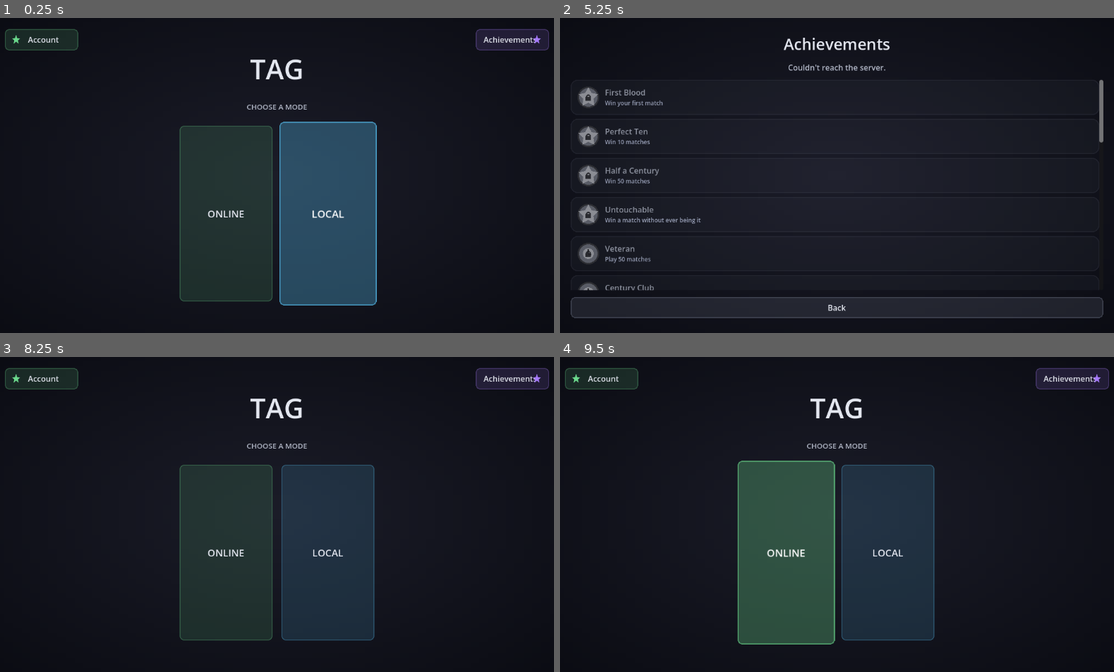
Above: before the commit, frames 1-4 (two rows, left to right).
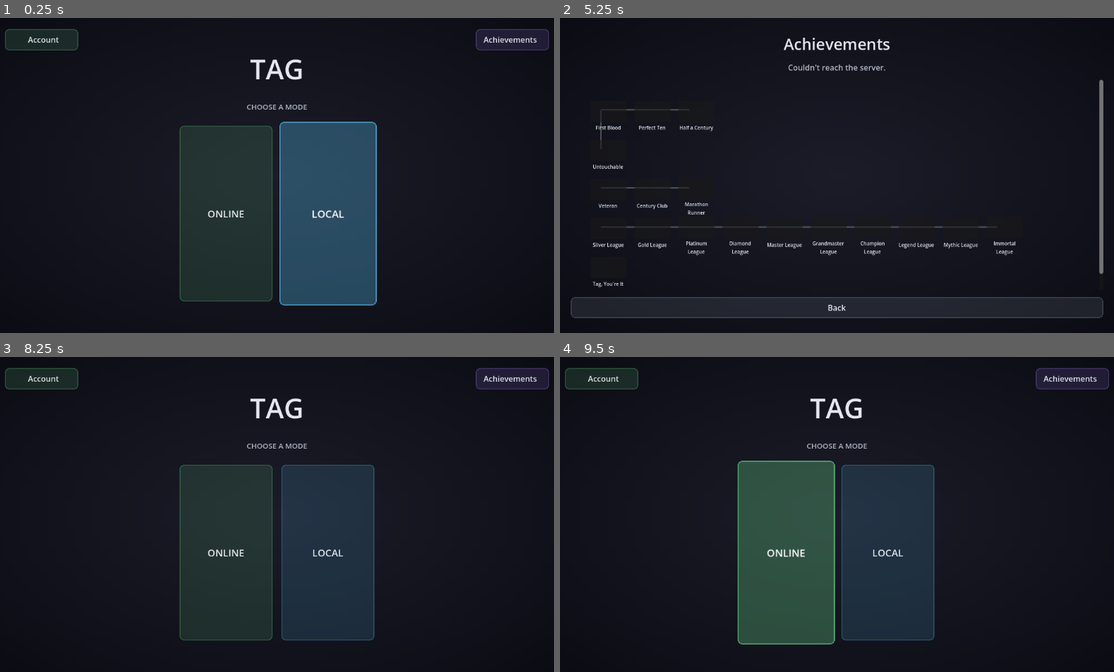
Above: after the commit, the same moments.

Repository: SumDumIdiut/tag
Game: Godot game, scene res://main/bootstrap.tscn
Same seed, same stepped clock (60 frames per second), same inputs: the game is played once before the commit and once after it.
Inputs (mouse positions are in pixels of both pictures, inside the frame that each line leads up to):
- Up to frame 1 (0.25 s): no input
- Up to frame 2 (5.25 s): click "LOCAL" at 0.5 s; click "Back" at 1.25 s; click "Account" at 2 s; click "Log In" at 2.75 s; click "Create Account" at 3.5 s; click "Back" at 4.25 s; click "Achievements" at 5 s
- Up to frame 3 (8.25 s): click "Back" at 5.75 s; click "ONLINE" at 6.5 s; click "Back" at 7.25 s; tap Enter at 8 s; move the mouse to (398, 498) at 8.02 s; hold D (move_right) from 8.03 s (still down); hold K (climb) from 8.03 s (still down); click (398, 498) at 8.17 s
- Up to frame 4 (9.5 s): tap Space (jump) at 8.27, 8.75 s; release D (move_right) at 8.75 s; release K (climb) at 8.75 s; drag from (726, 530) to (809, 577) at 8.77 s

The runs differ from the first frame. In frame 1, less than 0.1% of the frame differs, in the area x 2-98%, y 5-9%; in frame 2, 3.3%, in the area x 3-99%, y 21-87%; in frame 3, less than 0.1%; in frame 4, less than 0.1%.

Commit message:
Strip decorative icons/badges everywhere, rework achievements as a plain progression graph
Removed every remaining decorative icon: the star icons on the main
menu's Account/Achievements corner buttons, the pulsing search icon on
the ranked queue screen, and the achievement badge medallions
(achievement_badge.gd + its baked PNGs, now deleted). Nodes are just
colored boxes now, no pictures anywhere.

Achievements menu is now a Minecraft-advancement-style progression
graph instead of a flat list -- plain square nodes positioned by chain
(win/endurance/rank/misc), connected by lines that brighten once both
ends are unlocked. Description is a native hover tooltip instead of
inline text, keeping each node small.

Also drops the "Creator League" achievement (relay-server/server.js +
achievement_catalog.gd) -- tied to the exclusive admin-only Creator
rank, doesn't belong as a real player-facing achievement.

Diff:
--- a/game/cosmetics/achievement_catalog.gd
+++ b/game/cosmetics/achievement_catalog.gd
@@ -5,12 +5,11 @@
 # hand-synced tradeoff rank_tiers.gd already accepts for RANK_TIERS. The
 # server only ever reports which ids a player has *unlocked* (see
 # GET /api/progression/:clientId); this catalog is what lets the
-# achievements menu also show the ones they haven't gotten yet, grayed out,
+# achievements menu also show the ones they haven't gotten yet (dimmed),
 # rather than only ever showing an ever-growing unlocked list with no sense
-# of what's left. `category` picks the badge art/color (see
-# achievement_badge.gd) -- "tier" ones reuse their real rank tier's own
-# color (RankTiers.TIERS), tying the badge directly to the rank ladder
-# instead of an arbitrary one.
+# of what's left. `category`/`tier` are only used to group/order the
+# progression graph (see achievements_menu.gd's NODE_LAYOUT) -- no visual
+# art keys off them anymore.
 const ACHIEVEMENTS := [
 	{"id": "first_win", "name": "First Blood", "desc": "Win your first match", "category": "win"},
 	{"id": "ten_wins", "name": "Perfect Ten", "desc": "Win 10 matches", "category": "win"},
@@ -29,7 +28,6 @@
 	{"id": "legend", "name": "Legend League", "desc": "Reach Legend rank", "category": "tier", "tier": "Legend"},
 	{"id": "mythic", "name": "Mythic League", "desc": "Reach Mythic rank", "category": "tier", "tier": "Mythic"},
 	{"id": "immortal", "name": "Immortal League", "desc": "Reach Immortal rank", "category": "tier", "tier": "Immortal"},
-	{"id": "creator", "name": "Creator League", "desc": "???", "category": "tier", "tier": "Creator"},
 	{"id": "last_place", "name": "Tag, You're It", "desc": "Place last in a match", "category": "misc"},
 ]
 
--- a/game/main/achievements_menu.gd
+++ b/game/main/achievements_menu.gd
@@ -1,20 +1,60 @@
 extends Control
 
-# Shows every achievement in the catalog (see achievement_catalog.gd), not
-# just whichever ones this player has -- the server only ever reports
-# unlocked ids (GET /api/progression/:clientId), so what's still locked is
-# entirely a client-side concept, rendered dimmed with a padlock badge
-# (achievement_badge.gd) rather than left off the list. Built entirely in
-# code, same pattern friends_menu.gd already established.
+# Shows every achievement in the catalog (see achievement_catalog.gd) as a
+# Minecraft-advancement-style progression graph: plain square nodes
+# connected by lines showing which achievement leads to which, rather than
+# a flat list. No icons/pictures anywhere -- a node is just a colored box
+# (bright when unlocked, dim gray when locked); the name sits below it and
+# the description shows as a native hover tooltip. The server only ever
+# reports which ids are unlocked (GET /api/progression/:clientId), so
+# what's still locked is purely a client-side concept, rendered dim rather
+# than omitted.
 
 const UIStyle := preload("res://ui/ui_style.gd")
 const AchievementCatalog := preload("res://cosmetics/achievement_catalog.gd")
-const AchievementBadgeScene := preload("res://ui/achievement_badge.gd")
-const PROGRESSION_API_BASE := "https://codecade.co.za/tag/api/progression"
 const ACCENT := UIStyle.COLOR_ACCENT
 
+const NODE_SIZE := Vector2(44, 44)
+const COL_SPACING := 90.0
+const ROW_SPACING := 80.0
+const CANVAS_PADDING := 40.0
+
+const UNLOCKED_COLOR := Color(0.65, 0.48, 0.98)
+const LOCKED_COLOR := Color(0.3, 0.31, 0.36)
+const LINE_COLOR_DONE := Color(0.65, 0.48, 0.98, 0.7)
+const LINE_COLOR_PENDING := Color(1, 1, 1, 0.25)
+
+# (col, row) per achievement id -- lays out 4 independent chains (win,
+# endurance, rank, misc), same "separate advancement trees" idea Minecraft's
+# own tabs use, just all on one scrollable canvas instead of separate tabs
+# (19 achievements comfortably fits one screen's worth of scrolling).
+const NODE_LAYOUT := {
+	"first_win": Vector2(0, 0), "ten_wins": Vector2(1, 0), "fifty_wins": Vector2(2, 0),
+	"untouchable": Vector2(0, 1),
+	"veteran": Vector2(0, 2), "century": Vector2(1, 2), "marathon": Vector2(2, 2),
+	"silver": Vector2(0, 3), "gold": Vector2(1, 3), "platinum": Vector2(2, 3),
+	"diamond": Vector2(3, 3), "master": Vector2(4, 3), "grandmaster": Vector2(5, 3),
+	"champion": Vector2(6, 3), "legend": Vector2(7, 3), "mythic": Vector2(8, 3),
+	"immortal": Vector2(9, 3),
+	"last_place": Vector2(0, 4),
+}
+
+# [parent_id, child_id] -- drawn as a line between them, bright once BOTH
+# ends are unlocked (a completed step of the path), dim otherwise.
+const CONNECTIONS := [
+	["first_win", "ten_wins"], ["ten_wins", "fifty_wins"], ["first_win", "untouchable"],
+	["veteran", "century"], ["century", "marathon"],
+	["silver", "gold"], ["gold", "platinum"], ["platinum", "diamond"], ["diamond", "master"],
+	["master", "grandmaster"], ["grandmaster", "champion"], ["champion", "legend"],
+	["legend", "mythic"], ["mythic", "immortal"],
+]
+
+const PROGRESSION_API_BASE := "https://codecade.co.za/tag/api/progression"
+
 var _status_label: Label
-var _list_box: VBoxContainer
+var _canvas: Control
+var _nodes := {} # id -> PanelContainer
+var _unlocked_set := {}
 
 func _ready() -> void:
 	UIStyle.add_background(self, "achievements_menu")
@@ -35,13 +75,25 @@
 	var scroll := ScrollContainer.new()
 	scroll.size_flags_vertical = Control.SIZE_EXPAND_FILL
 	vbox.add_child(scroll)
-	_list_box = VBoxContainer.new()
-	_list_box.add_theme_constant_override("separation", 8)
-	_list_box.size_flags_horizontal = Control.SIZE_EXPAND_FILL
-	scroll.add_child(_list_box)
 
-	# Placeholder rows (all locked) until the real unlocked set arrives.
-	_render([])
+	var max_col := 0.0
+	var max_row := 0.0
+	for pos in NODE_LAYOUT.values():
+		max_col = maxf(max_col, pos.x)
+		max_row = maxf(max_row, pos.y)
+	_canvas = Control.new()
+	_canvas.custom_minimum_size = Vector2(
+		max_col * COL_SPACING + NODE_SIZE.x + CANVAS_PADDING * 2.0,
+		max_row * ROW_SPACING + NODE_SIZE.y + 24.0 + CANVAS_PADDING * 2.0,
+	)
+	_canvas.draw.connect(_draw_connections)
+	scroll.add_child(_canvas)
+
+	for id in NODE_LAYOUT.keys():
+		var a := AchievementCatalog.find(id)
+		if a.is_empty():
+			continue
+		_nodes[id] = _build_node(a)
 
 	var back_btn := Button.new()
 	back_btn.text = "Back"
@@ -51,6 +103,49 @@
 	vbox.add_child(back_btn)
 
 	_fetch_progression()
+
+func _node_center(id: String) -> Vector2:
+	var pos: Vector2 = NODE_LAYOUT[id]
+	return Vector2(
+		CANVAS_PADDING + pos.x * COL_SPACING + NODE_SIZE.x * 0.5,
+		CANVAS_PADDING + pos.y * ROW_SPACING + NODE_SIZE.y * 0.5,
+	)
+
+func _draw_connections() -> void:
+	for conn in CONNECTIONS:
+		var a: String = conn[0]
+		var b: String = conn[1]
+		if not (NODE_LAYOUT.has(a) and NODE_LAYOUT.has(b)):
+			continue
+		var done: bool = _unlocked_set.has(a) and _unlocked_set.has(b)
+		_canvas.draw_line(_node_center(a), _node_center(b), LINE_COLOR_DONE if done else LINE_COLOR_PENDING, 3.0)
+
+func _build_node(a: Dictionary) -> PanelContainer:
+	var pos: Vector2 = NODE_LAYOUT[a.id]
+
+	var col := VBoxContainer.new()
+	col.mouse_filter = Control.MOUSE_FILTER_PASS
+	col.alignment = BoxContainer.ALIGNMENT_CENTER
+	col.add_theme_constant_override("separation", 4)
+	col.position = Vector2(CANVAS_PADDING + pos.x * COL_SPACING, CANVAS_PADDING + pos.y * ROW_SPACING)
+	col.size = Vector2(NODE_SIZE.x, NODE_SIZE.y + 24.0)
+	_canvas.add_child(col)
+
+	var box := PanelContainer.new()
+	box.custom_minimum_size = NODE_SIZE
+	box.tooltip_text = String(a.desc)
+	box.mouse_filter = Control.MOUSE_FILTER_STOP
+	col.add_child(box)
+
+	var name_label := Label.new()
+	name_label.text = String(a.name)
+	name_label.horizontal_alignment = HORIZONTAL_ALIGNMENT_CENTER
+	name_label.autowrap_mode = TextServer.AUTOWRAP_WORD
+	name_label.custom_minimum_size = Vector2(NODE_SIZE.x + 30.0, 0)
+	name_label.add_theme_font_size_override("font_size", 10)
+	col.add_child(name_label)
+
+	return box
 
 func _fetch_progression() -> void:
 	if PlayerIdentity.client_id.is_empty():
@@ -75,51 +170,26 @@
 	req.request("%s/%s" % [PROGRESSION_API_BASE, PlayerIdentity.client_id])
 
 func _render(unlocked_ids: Array) -> void:
-	for child in _list_box.get_children():
-		_list_box.remove_child(child)
-		child.queue_free()
-	var unlocked_set := {}
+	_unlocked_set.clear()
 	for id in unlocked_ids:
-		unlocked_set[id] = true
+		_unlocked_set[id] = true
 	_status_label.text = "%d / %d unlocked" % [unlocked_ids.size(), AchievementCatalog.ACHIEVEMENTS.size()]
-	for a in AchievementCatalog.ACHIEVEMENTS:
-		_list_box.add_child(_build_row(a, unlocked_set.has(a.id)))
-
-func _build_row(a: Dictionary, unlocked: bool) -> Control:
-	var panel := PanelContainer.new()
-	panel.add_theme_stylebox_override("panel", UIStyle.panel_box(ACCENT if unlocked else UIStyle.COLOR_NEUTRAL, 0.05 if unlocked else 0.02))
-
-	var row := HBoxContainer.new()
-	row.add_theme_constant_override("separation", 12)
-	panel.add_child(row)
-
-	var badge := AchievementBadgeScene.new()
-	badge.category = String(a.category)
-	badge.tier = String(a.get("tier", ""))
-	badge.unlocked = unlocked
-	badge.achievement_id = String(a.id)
-	badge.custom_minimum_size = Vector2(44, 44)
-	row.add_child(badge)
-
-	var text_box := VBoxContainer.new()
-	text_box.size_flags_horizontal = Control.SIZE_EXPAND_FILL
-	text_box.add_theme_constant_override("separation", 2)
-	row.add_child(text_box)
-
-	var name_label := Label.new()
-	name_label.text = String(a.name)
-	name_label.add_theme_font_size_override("font_size", 16)
-	if not unlocked:
-		name_label.add_theme_color_override("font_color", Color(0.55, 0.57, 0.62))
-	text_box.add_child(name_label)
-
-	var desc_label := Label.new()
-	desc_label.text = String(a.desc)
-	desc_label.add_theme_font_size_override("font_size", 12)
-	desc_label.add_theme_color_override("font_color", Color(0.6, 0.63, 0.72))
-	text_box.add_child(desc_label)
-
-	return panel
+	for id in _nodes.keys():
+		var box: PanelContainer = _nodes[id]
+		var unlocked: bool = _unlocked_set.has(id)
+		var style := StyleBoxFlat.new()
+		style.bg_color = UNLOCKED_COLOR if unlocked else LOCKED_COLOR
+		style.border_width_left = 2
+		style.border_width_top = 2
+		style.border_width_right = 2
+		style.border_width_bottom = 2
+		style.border_color = UNLOCKED_COLOR.lightened(0.2) if unlocked else Color(0.4, 0.41, 0.46)
+		style.corner_radius_top_left = 6
+		style.corner_radius_top_right = 6
+		style.corner_radius_bottom_right = 6
+		style.corner_radius_bottom_left = 6
+		box.add_theme_stylebox_override("panel", style)
+	_canvas.queue_redraw()
 
 func _on_back_pressed() -> void:
 	get_tree().change_scene_to_file("res://main/main_menu.tscn")
--- a/game/main/main_menu.gd
+++ b/game/main/main_menu.gd
@@ -1,6 +1,5 @@
 extends Control
 
-const ModeIconScene := preload("res://ui/mode_icon.gd")
 const UIStyle := preload("res://ui/ui_style.gd")
 const UpdateCheckerScript := preload("res://net/update_checker.gd")
 const UpdatePromptScene := preload("res://ui/update_prompt.gd")
@@ -94,19 +93,6 @@
 	btn.set_anchors_preset(Control.PRESET_TOP_LEFT)
 	btn.position = Vector2(20, 24)
 	btn.pressed.connect(_on_mode_pressed.bind("res://main/login_screen.tscn"))
-
-	var icon_wrap := Control.new()
-	icon_wrap.mouse_filter = Control.MOUSE_FILTER_IGNORE
-	icon_wrap.set_anchors_preset(Control.PRESET_CENTER_LEFT)
-	icon_wrap.position = Vector2(14, -10)
-	icon_wrap.custom_minimum_size = Vector2(20, 20)
-	btn.add_child(icon_wrap)
-	var icon := ModeIconScene.new()
-	icon.icon_type = "star"
-	icon.icon_color = UIStyle.COLOR_ONLINE
-	icon.custom_minimum_size = Vector2(18, 20)
-	icon_wrap.add_child(icon)
-
 	add_child(btn)
 
 ## Opposite corner from Account -- same "always available, doesn't compete
@@ -120,19 +106,6 @@
 	btn.set_anchors_preset(Control.PRESET_TOP_RIGHT)
 	btn.position = Vector2(-170, 24)
 	btn.pressed.connect(_on_mode_pressed.bind("res://main/achievements_menu.tscn"))
-
-	var icon_wrap := Control.new()
-	icon_wrap.mouse_filter = Control.MOUSE_FILTER_IGNORE
-	icon_wrap.set_anchors_preset(Control.PRESET_CENTER_RIGHT)
-	icon_wrap.position = Vector2(-34, -10)
-	icon_wrap.custom_minimum_size = Vector2(20, 20)
-	btn.add_child(icon_wrap)
-	var icon := ModeIconScene.new()
-	icon.icon_type = "star"
-	icon.icon_color = UIStyle.COLOR_ACCENT
-	icon.custom_minimum_size = Vector2(18, 20)
-	icon_wrap.add_child(icon)
-
 	add_child(btn)
 
 func _on_mode_pressed(scene_path: String) -> void:
--- a/game/main/ranked_queue.gd
+++ b/game/main/ranked_queue.gd
@@ -11,14 +11,12 @@
 const RELAY_JOIN_BASE := "wss://codecade.co.za/tag/relay/join/"
 
 const UIStyle := preload("res://ui/ui_style.gd")
-const ModeIconScene := preload("res://ui/mode_icon.gd")
 const PlaylistCatalog := preload("res://net/playlist_catalog.gd")
 const TeamLobbyViewScene := preload("res://ui/team_lobby_view.gd")
 const MapVotePopupScene := preload("res://ui/map_vote_popup.gd")
 
 @onready var status_label: Label = $VBox/StatusPanel/StatusBox/StatusLabel
 @onready var back_button: Button = $VBox/BackButton
-@onready var icon_slot: Control = $VBox/StatusPanel/StatusBox/Icon
 
 var _http: HTTPRequest
 var _spawner: LocalServerSpawner
@@ -39,7 +37,6 @@
 	UIStyle.add_background(self, "ranked_queue")
 	$VBox/StatusPanel.add_theme_stylebox_override("panel", UIStyle.panel_box(UIStyle.COLOR_RANKED))
 	UIStyle.style_back_button(back_button)
-	_setup_pulsing_icon()
 	if PlaylistCatalog.is_team_mode(_playlist_id):
 		_build_team_view()
 	# Built AFTER _build_team_view() -- a later sibling draws on top, and
@@ -205,17 +202,3 @@
 	NetworkManager.disconnect_from_server()
 	_spawner.kill_child()
 	get_tree().change_scene_to_file("res://main/online_menu.tscn")
-
-## A small pulsing star icon over the status text, matching the Ranked
-## bar's own icon/color from the main menu.
-func _setup_pulsing_icon() -> void:
-	var icon = ModeIconScene.new()
-	icon.icon_type = "star"
-	icon.icon_color = UIStyle.COLOR_RANKED
-	icon.custom_minimum_size = Vector2(40, 48)
-	icon.set_anchors_preset(Control.PRESET_CENTER_TOP)
-	icon.position = Vector2(-20, 0)
-	icon_slot.add_child(icon)
-	var tween := create_tween().set_loops()
-	tween.tween_property(icon, "modulate:a", 0.4, 0.6).set_trans(Tween.TRANS_SINE)
-	tween.tween_property(icon, "modulate:a", 1.0, 0.6).set_trans(Tween.TRANS_SINE)
--- a/game/tools/build_procedural_sprites.gd
+++ b/game/tools/build_procedural_sprites.gd
@@ -18,8 +18,6 @@
 const RankBadgeScene := preload("res://ui/rank_badge.gd")
 const LocalMapIconScene := preload("res://ui/local_map_icon.gd")
 const LocalMapCatalog := preload("res://levels/local_maps/catalog.gd")
-const AchievementBadgeScene := preload("res://ui/achievement_badge.gd")
-const AchievementCatalog := preload("res://cosmetics/achievement_catalog.gd")
 
 const RANK_BADGE_SIZE := Vector2i(44, 52) # 2x rank_badge.gd's real 22x26 render size
 const RANK_BADGE_OUT_DIR := "res://assets/icons/rank_badges"
@@ -32,13 +30,9 @@
 
 const SLIDER_GRABBER_OUT := "res://assets/icons/slider_grabber_local.png"
 
-const ACHIEVEMENT_BADGE_SIZE := Vector2i(48, 48)
-const ACHIEVEMENT_BADGE_OUT_DIR := "res://assets/icons/achievement_badges"
-
 func _ready() -> void:
 	DirAccess.make_dir_recursive_absolute(ProjectSettings.globalize_path(RANK_BADGE_OUT_DIR))
 	DirAccess.make_dir_recursive_absolute(ProjectSettings.globalize_path(MAP_ICON_OUT_DIR))
-	DirAccess.make_dir_recursive_absolute(ProjectSettings.globalize_path(ACHIEVEMENT_BADGE_OUT_DIR))
 
 	for tier in RANK_TIERS:
 		var img := await _render_rank_badge(tier)
@@ -50,14 +44,6 @@
 		var img := await _render_map_icon(map_id)
 		img.save_png("%s/%s.png" % [MAP_ICON_OUT_DIR, map_id])
 		print("baked local map icon: ", map_id)
-
-	# Only the unlocked art is ever baked -- the locked/grayed-out state is a
-	# cheap runtime overlay (see achievement_badge.gd), not worth doubling
-	# every file for.
-	for a in AchievementCatalog.ACHIEVEMENTS:
-		var img := await _render_achievement_badge(a)
-		img.save_png("%s/%s.png" % [ACHIEVEMENT_BADGE_OUT_DIR, a.id])
-		print("baked achievement badge: ", a.id)
 
 	_bake_slider_grabber()
 
@@ -82,30 +68,6 @@
 	viewport.add_child(badge)
 	badge.custom_minimum_size = Vector2(RANK_BADGE_SIZE)
 	badge.size = Vector2(RANK_BADGE_SIZE)
-	badge.queue_redraw()
-
-	for i in 8:
-		await get_tree().process_frame
-	var img := viewport.get_texture().get_image()
-	viewport.queue_free()
-	return img
-
-func _render_achievement_badge(achievement: Dictionary) -> Image:
-	var viewport := SubViewport.new()
-	viewport.size = ACHIEVEMENT_BADGE_SIZE
-	viewport.transparent_bg = true
-	viewport.render_target_update_mode = SubViewport.UPDATE_ALWAYS
-	add_child(viewport)
-	await get_tree().process_frame
-
-	var badge := AchievementBadgeScene.new()
-	badge.category = String(achievement.category)
-	badge.tier = String(achievement.get("tier", ""))
-	badge.unlocked = true
-	badge.achievement_id = "" # avoid its own baked-PNG lookup while rendering the source for that exact file
-	viewport.add_child(badge)
-	badge.custom_minimum_size = Vector2(ACHIEVEMENT_BADGE_SIZE)
-	badge.size = Vector2(ACHIEVEMENT_BADGE_SIZE)
 	badge.queue_redraw()
 
 	for i in 8:
--- a/game/ui/achievement_badge.gd
+++ /dev/null
@@ -1,136 +0,0 @@
-extends Control
-class_name AchievementBadge
-
-# A small circular medallion for one achievement -- hard-edged pixel-art
-# shapes (no anti-aliasing/gradients), same rule rank_badge.gd's shield
-# follows. Color comes from the achievement's own category (see
-# achievement_catalog.gd) -- a "tier" achievement reuses its real rank
-# tier's own color (RankTiers.TIERS), tying the badge to the actual rank
-# ladder instead of an arbitrary palette. A locked achievement renders as a
-# dim gray silhouette instead of its real color, so the menu reads as "here's
-# everything, here's what you have" rather than only ever listing unlocks.
-#
-# Tries a baked PNG first (see tools/build_procedural_sprites.gd, one per
-# achievement id under res://assets/icons/achievement_badges/) and only
-# falls back to the procedural _draw() below if that file is missing, same
-# pattern rank_badge.gd/local_map_icon.gd already established. Locked state
-# is never baked (it's just the unlocked art desaturated at draw time), so
-# it always falls through to the procedural path.
-
-const RankTiers := preload("res://cosmetics/rank_tiers.gd")
-const BAKED_DIR := "res://assets/icons/achievement_badges"
-
-const CATEGORY_COLORS := {
-	"win": Color(1.0, 0.84, 0.0),
-	"endurance": Color(0.4, 0.7, 1.0),
-	"misc": Color(0.7, 0.4, 0.9),
-}
-const LOCKED_COLOR := Color(0.35, 0.36, 0.4)
-
-@export var achievement_id: String = "":
-	set(value):
-		achievement_id = value
-		_try_setup_baked()
-		queue_redraw()
-@export var category: String = "misc":
-	set(value):
-		category = value
-		queue_redraw()
-@export var tier: String = "":
-	set(value):
-		tier = value
-		queue_redraw()
-@export var unlocked: bool = true:
-	set(value):
-		unlocked = value
-		_try_setup_baked()
-		queue_redraw()
-
-var _baked_rect: TextureRect = null
-
-func _ready() -> void:
-	mouse_filter = Control.MOUSE_FILTER_IGNORE
-	_try_setup_baked()
-	resized.connect(_sync_baked_rect_size)
-	resized.connect(queue_redraw)
-	_sync_baked_rect_size()
-
-func _sync_baked_rect_size() -> void:
-	if _baked_rect:
-		_baked_rect.position = Vector2.ZERO
-		_baked_rect.size = size
-
-func _color() -> Color:
-	if not unlocked:
-		return LOCKED_COLOR
-	if category == "tier":
-		for t in RankTiers.TIERS:
-			if t.name == tier:
-				return t.color
-		return LOCKED_COLOR
-	return CATEGORY_COLORS.get(category, LOCKED_COLOR)
-
-func _try_setup_baked() -> void:
-	if _baked_rect:
-		_baked_rect.queue_free()
-		_baked_rect = null
-	if not unlocked or achievement_id.is_empty():
-		return
-	var path := "%s/%s.png" % [BAKED_DIR, achievement_id]
-	if not ResourceLoader.exists(path):
-		return
-	var tex: Texture2D = load(path)
-	if not tex:
-		return
-	_baked_rect = TextureRect.new()
-	_baked_rect.texture = tex
-	_baked_rect.stretch_mode = TextureRect.STRETCH_SCALE
-	_baked_rect.expand_mode = TextureRect.EXPAND_IGNORE_SIZE
-	_baked_rect.mouse_filter = Control.MOUSE_FILTER_IGNORE
-	add_child(_baked_rect)
-	_sync_baked_rect_size()
-
-func _draw() -> void:
-	if _baked_rect:
-		return
-	var c := size * 0.5
-	var r := minf(size.x, size.y) * 0.5
-	var color := _color()
-	var dark := color.darkened(0.5)
-	var light := color.lightened(0.3)
-
-	draw_circle(c, r, dark)
-	draw_circle(c, r * 0.86, color)
-
-	match category:
-		"win":
-			# A simple upward-pointing star -- "you earned this."
-			var pts := PackedVector2Array()
-			for i in 10:
-				var ang := -PI / 2.0 + i * PI / 5.0
-				var rad := r * (0.5 if i % 2 == 1 else 0.95)
-				pts.append(c + Vector2(cos(ang), sin(ang)) * rad)
-			draw_colored_polygon(pts, light)
-		"endurance":
-			# A clock face -- time/repetition-based achievements.
-			draw_circle(c, r * 0.5, light)
-			draw_line(c, c + Vector2(0, -r * 0.4), dark, 3.0)
-			draw_line(c, c + Vector2(r * 0.28, r * 0.1), dark, 3.0)
-		"tier":
-			# A small diamond -- rank-ladder achievements, color already
-			# carries the real tier identity.
-			var pts := PackedVector2Array([
-				c + Vector2(0, -r * 0.6), c + Vector2(r * 0.6, 0),
-				c + Vector2(0, r * 0.6), c + Vector2(-r * 0.6, 0),
-			])
-			draw_colored_polygon(pts, light)
-		_:
-			draw_circle(c, r * 0.4, light)
-
-	if not unlocked:
-		# A small padlock glyph over the dimmed medallion.
-		var lock_w := r * 0.5
-		var lock_h := r * 0.36
-		var lock_top := c + Vector2(-lock_w * 0.5, -lock_h * 0.15)
-		draw_rect(Rect2(lock_top, Vector2(lock_w, lock_h)), Color(0.12, 0.12, 0.14, 0.9))
-		draw_arc(c + Vector2(0, -lock_h * 0.15), lock_w * 0.32, PI, TAU, 16, Color(0.12, 0.12, 0.14, 0.9), 2.5)
--- a/game/ui/achievement_toast.gd
+++ b/game/ui/achievement_toast.gd
@@ -5,11 +5,10 @@
 # holds, then slides back out -- queued one at a time so multiple unlocks
 # in the same fetch (e.g. catching up on several at once) don't all pile up
 # illegibly on top of each other. A caller just calls queue() per id; this
-# handles its own timing entirely.
+# handles its own timing entirely. Text only -- no icon/badge.
 
 const UIStyle := preload("res://ui/ui_style.gd")
 const AchievementCatalog := preload("res://cosmetics/achievement_catalog.gd")
-const AchievementBadgeScene := preload("res://ui/achievement_badge.gd")
 
 const HOLD_DURATION_SEC := 2.6
 const SLIDE_DURATION_SEC := 0.35
@@ -17,7 +16,6 @@
 var _queue: Array = []
 var _showing := false
 var _panel: PanelContainer
-var _badge_slot: Control
 var _name_label: Label
 
 func _ready() -> void:
@@ -32,25 +30,19 @@
 	_panel.position = Vector2(-140, -70) # off-screen above, slides down into view
 	add_child(_panel)
 
-	var row := HBoxContainer.new()
-	row.add_theme_constant_override("separation", 10)
-	_panel.add_child(row)
-
-	_badge_slot = AchievementBadgeScene.new()
-	_badge_slot.custom_minimum_size = Vector2(36, 36)
-	row.add_child(_badge_slot)
-
 	var text_box := VBoxContainer.new()
 	text_box.add_theme_constant_override("separation", 1)
-	row.add_child(text_box)
+	_panel.add_child(text_box)
 
 	var title := Label.new()
 	title.text = "ACHIEVEMENT UNLOCKED"
+	title.horizontal_alignment = HORIZONTAL_ALIGNMENT_CENTER
 	title.add_theme_font_size_override("font_size", 10)
 	title.add_theme_color_override("font_color", Color(1, 1, 1, 0.75))
 	text_box.add_child(title)
 
 	_name_label = Label.new()
+	_name_label.horizontal_alignment = HORIZONTAL_ALIGNMENT_CENTER
 	_name_label.add_theme_font_size_override("font_size", 16)
 	text_box.add_child(_name_label)
 
@@ -69,10 +61,6 @@
 	_showing = true
 	var a: Dictionary = _queue.pop_front()
 	_name_label.text = String(a.name)
-	_badge_slot.category = String(a.category)
-	_badge_slot.tier = String(a.get("tier", ""))
-	_badge_slot.unlocked = true
-	_badge_slot.achievement_id = String(a.id)
 
 	var tween := create_tween()
 	tween.tween_property(_panel, "position:y", 16.0, SLIDE_DURATION_SEC).set_trans(Tween.TRANS_BACK).set_ease(Tween.EASE_OUT)
Binary file removed: game/assets/icons/achievement_badges/century.png
Binary file removed: game/assets/icons/achievement_badges/champion.png
Binary file removed: game/assets/icons/achievement_badges/creator.png
Binary file removed: game/assets/icons/achievement_badges/diamond.png
Binary file removed: game/assets/icons/achievement_badges/fifty_wins.png
Binary file removed: game/assets/icons/achievement_badges/first_win.png
Binary file removed: game/assets/icons/achievement_badges/gold.png
Binary file removed: game/assets/icons/achievement_badges/grandmaster.png
Binary file removed: game/assets/icons/achievement_badges/immortal.png
Binary file removed: game/assets/icons/achievement_badges/last_place.png
Binary file removed: game/assets/icons/achievement_badges/legend.png
Binary file removed: game/assets/icons/achievement_badges/marathon.png
(and 12 more such lines)
